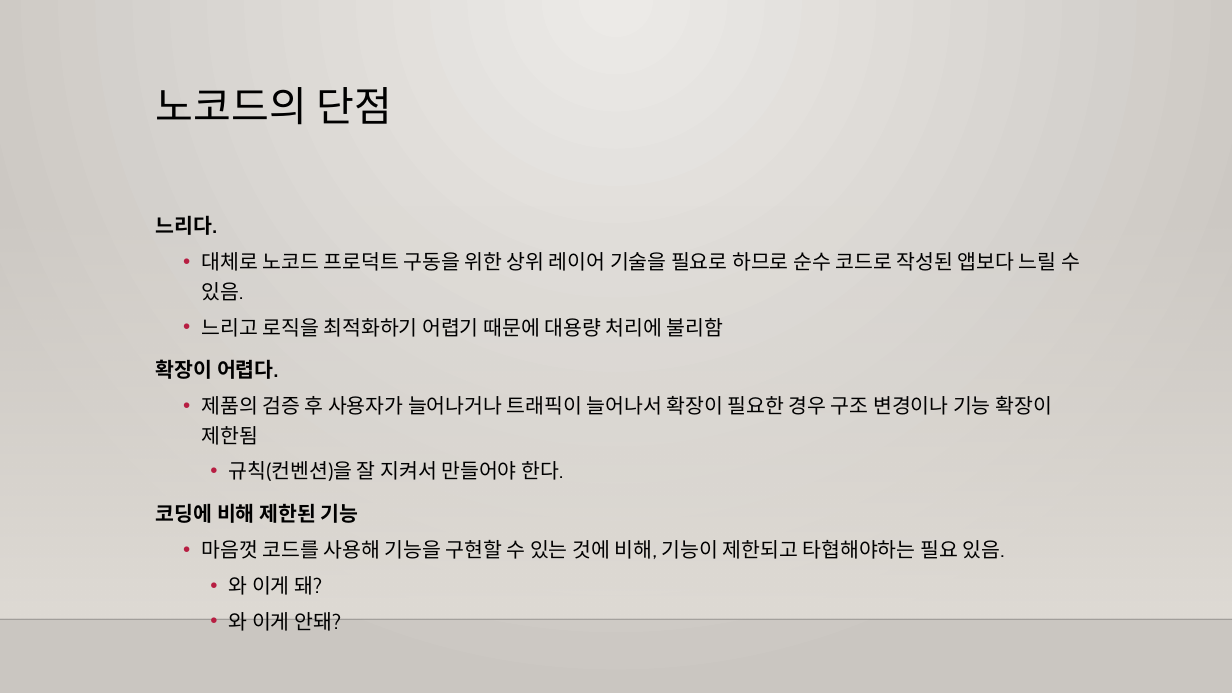
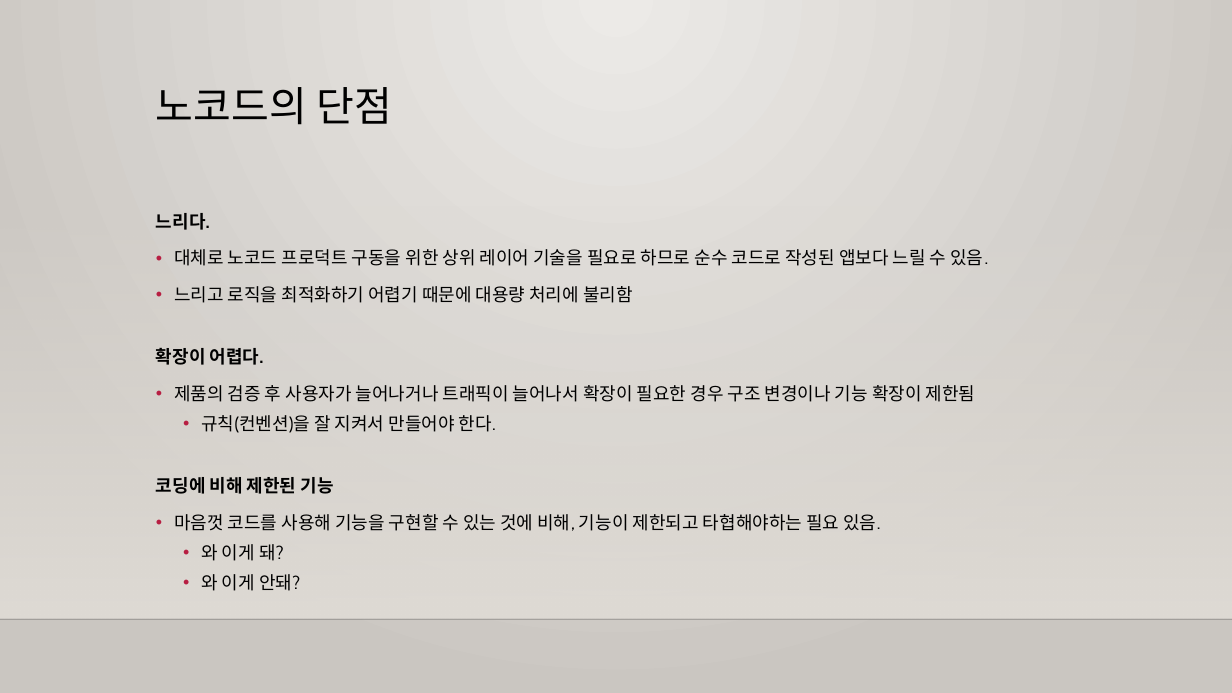
Before and after one commit to m00nlygreat/obsidian-vault, a slide deck: slide 6 of 노코드 엔지니어링/노코드 개론.pptx. Drawn at 1232x693 pixels with LibreOffice and Linux fonts; fonts in the diff are those of the drawing; background and template pictures are left out. Boxes give left, top, right and bottom in pixels: in the first picture for what was removed or moved away, otherwise in the second. Text is boxed around its words. In the diff, an @@ line names an element or a change of style, - is before the commit and + after.

Commit message:
백업 완료: 2023-11-25 03:19:15
Affected files:
노코드 엔지니어링/노코드 개론.md
노코드 엔지니어링/노코드 개론.pptx

```diff
--- a/노코드 엔지니어링/노코드 개론.pptx
+++ b/노코드 엔지니어링/노코드 개론.pptx
@@ text "느리다." at (156,213,988,561): size 16 to 14 pt; line spacing 1.2 to 1.1; more space between paragraphs; list level 2 to 1 in "대체로 노코드 프로덕트 구동을 위한 ..."; list level 2 to 1 in "느리고 로직을 최적화하기 어렵기 때문에 ..."; list level 2 to 1 in "제품의 검증 후 사용자가 늘어나거나 ..."; list level 3 to 2 in "규칙(컨벤션)을 잘 지켜서 만들어야 한다."; list level 2 to 1 in "마음껏 코드를 사용해 기능을 구현할 ..."; list level 3 to 2 in "와 이게 돼?"; list level 3 to 2 in "와 이게 안돼?" @@
```
Also in this commit, not shown: 13 other slides changed, 1 other file.
